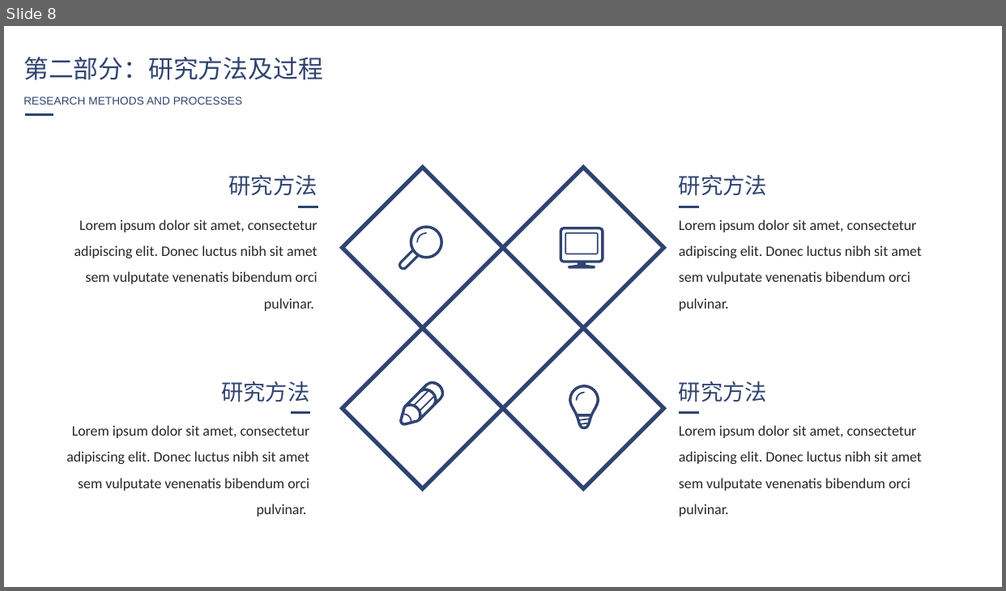
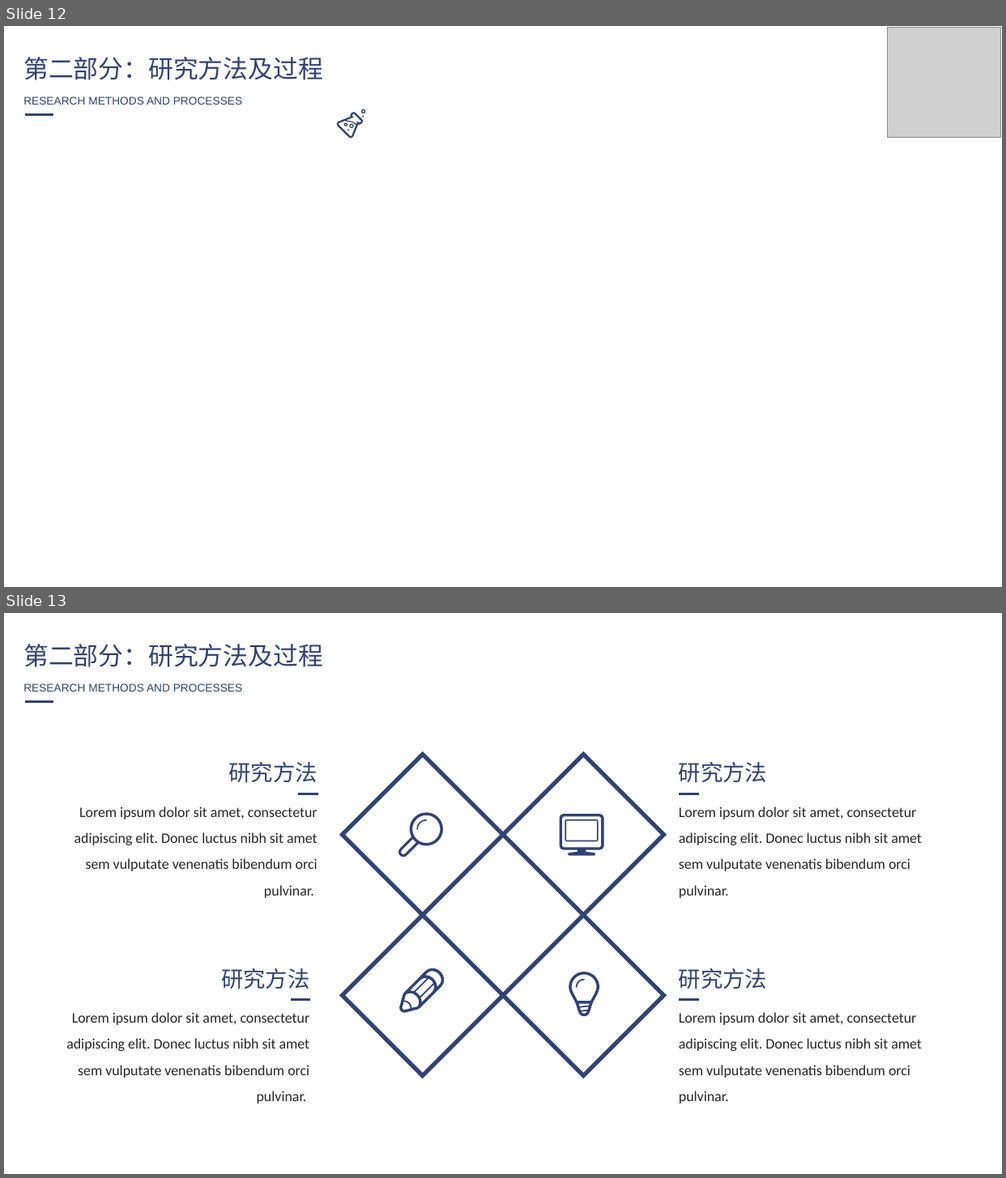
Before and after one commit to yxm785872911/paper, a slide deck: 答辩ppt初稿.pptx. Shown one above the other, each under a label of ours: slide 8 before the commit, slides 12 and 13 after it. The pictures are 1006x591 and 1006x1178 pixels, drawn with LibreOffice and Linux fonts; fonts in the diff are those of the drawing; grey boxes stand for pictures. Boxes give left, top, right and bottom in pixels: in the first picture for what was removed or moved away, otherwise in the second. Text is boxed around its words. In the diff, an @@ line names an element or a change of style, - is before the commit and + after.

```diff
--- a/答辩ppt初稿.pptx
+++ b/答辩ppt初稿.pptx
@@ slide 12 added at (4, 26, 1002, 587), background #FFFFFF @@
@@ picture added at (887, 27, 1000, 138) @@
@@ text added at (23, 57, 323, 80), 18 pt, text #304371 @@
+第二部分：研究方法及过程
@@ text added at (23, 96, 242, 105), 8 pt, text #304371 @@
+RESEARCH METHODS AND PROCESSES
@@ line added from (25, 115) to (53, 115), #304371 1.5 pt @@
@@ group added at (336, 109, 365, 138): 6 freeform shapes @@
@@ what was slide 8 is now slide 13 @@
```
Also in this commit, not shown: 7 slides changed, 3 other slides added, 3 other files.
